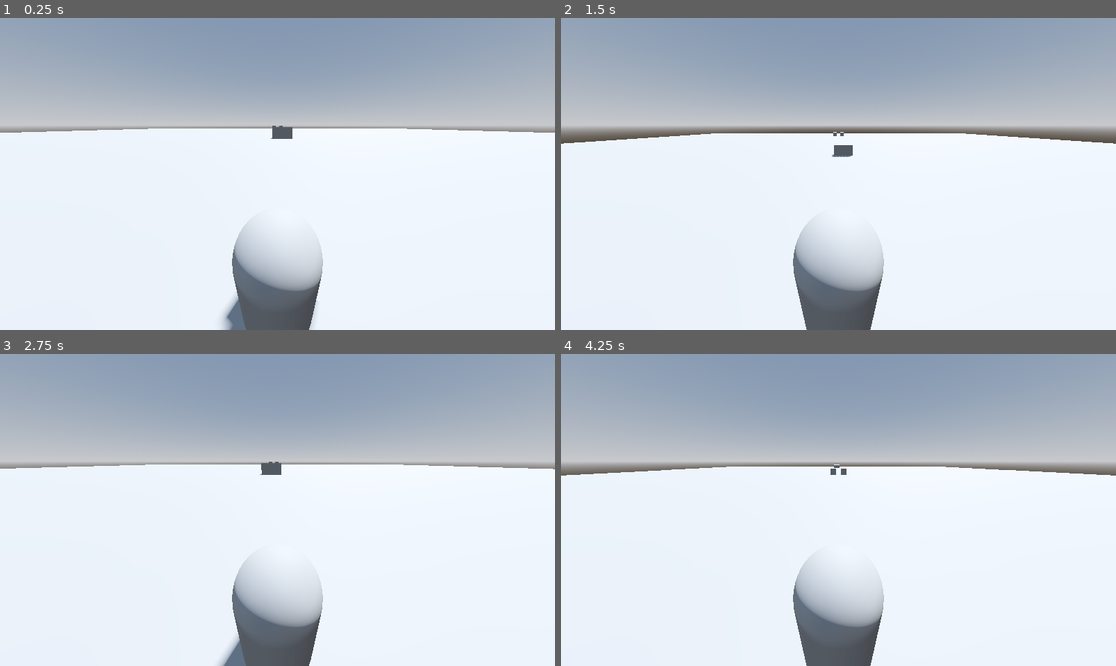
Above: before the commit, frames 1-4 (two rows, left to right).
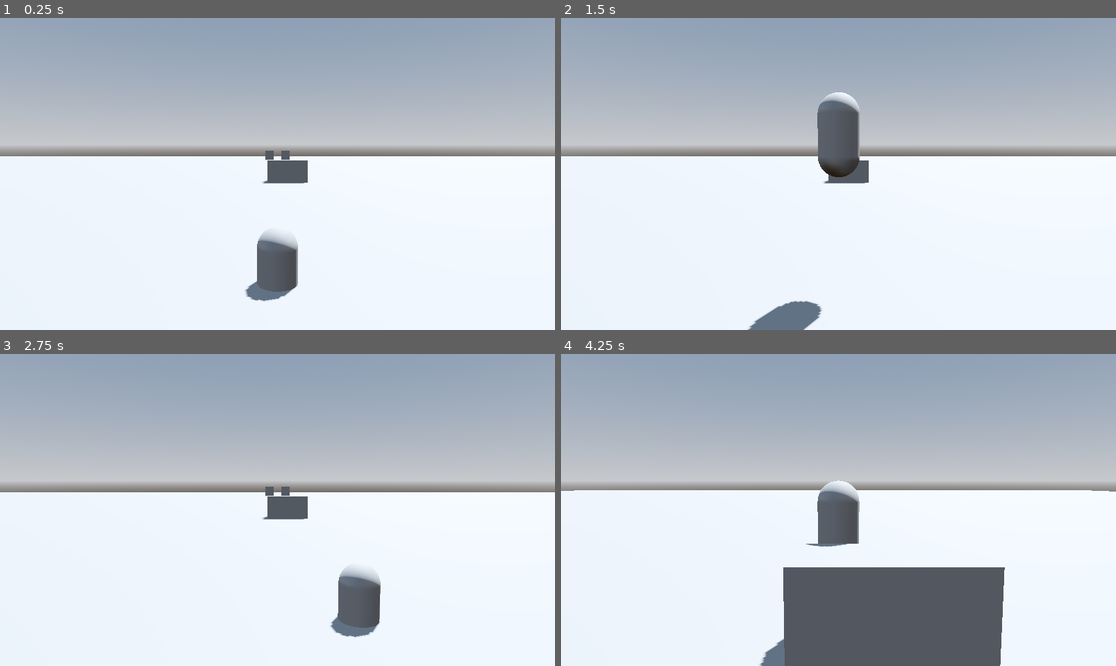
Above: after the commit, the same moments.

Repository: lucasthierry17/Soccer_Runner
Game: Godot game, scene res://world.tscn
Two runs of this game, one before a commit and one after it. Both use one fixed random seed, a clock stepped at 60 frames per second and the inputs below.
Inputs:
- Up to frame 1 (0.25 s): no input
- Up to frame 2 (1.5 s): tap Enter (ui_accept) at 0.5, 0.6, 0.77, 1.07, 1.35 s; hold Right (ui_right) 0.53-1.28 s; hold Left (ui_left) from 1.28 s (still down)
- Up to frame 3 (2.75 s): tap Enter (ui_accept) at 1.52, 1.82, 2.1 s; release Left (ui_left) at 2.03 s; hold Right (ui_right) from 2.03 s (still down)
- Up to frame 4 (4.25 s): tap Enter (ui_accept) at 2.85, 3.02, 3.32, 3.6, 3.77, 4.07 s; release Right (ui_right) at 3.53 s; hold Left (ui_left) from 3.53 s (still down)

The runs differ from the first frame. In frame 1, 14% of the frame differs, in the area x 0-100%, y 34-100%; in frame 2, 15%; in frame 3, 16%; in frame 4, 21%.

Commit message:
Added smooth lane change and camera position

Diff:
--- a/camera_3d.gd
+++ b/camera_3d.gd
@@ -2,13 +2,21 @@
 
 # Reference to the player
 @export var player: NodePath
+var initial_x_position: float = 0.0
 
-func _ready():
-	set_process(true)
+func _ready() -> void:
+	fov = 50
+	# Make initial adjustments for camera position and tilt
+	position.y = 1.7  # Camera height
+	position.z = 4.0
+	rotation_degrees.x = -5.0  # Angle toward the player
+	initial_x_position = position.x
 
-func _process(delta: float):
-	# Ensure camera follows the player's X position only
-	var player_node = get_node(player)
+func _process(delta: float) -> void:
+	# Ensure player reference is valid
+	var player_node = get_node_or_null(player)
 	if player_node:
-		# Adjust the camera position to follow the player's X position
-		position.x = lerp(position.x, player_node.translation.x, 5 * delta)
+		# Follow only the player's z-axis movement
+		position.z = lerp(position.z, player_node.translation.z - 5.0, 5 * delta)  # Distance behind player
+		# Fix camera in the center of the x-axis
+		position.x = initial_x_position
--- a/player.gd
+++ b/player.gd
@@ -1,7 +1,7 @@
 extends CharacterBody3D
 
 # Player's side movement speed (left/right)
-const SIDE_SPEED = 500.0
+const SIDE_SPEED = 5.0
 const JUMP_FORCE = 15.0  # Jump force
 const GRAVITY = 50.0  # Gravity strength
 
@@ -11,6 +11,17 @@
 @export var max_lanes: int = 1
 # Current lane (0 = middle, -1 = left, 1 = right)
 var current_lane: int = 0
+var target_x_position: float = 0.0
+var switch_duration: float = 0.3  # Duration of the lane switch
+var switch_time: float = 0.0
+var is_switching: bool = false  # Whether the player is currently switching lanes
+
+# Easing function for smooth acceleration and deceleration
+func ease_in_out_quad(t: float) -> float:
+	if t < 0.5:
+		return 2 * t * t
+	else:
+		return -1 + (4 - 2 * t) * t
 
 func _ready() -> void:
 	# Initialize player in the middle lane
@@ -19,12 +30,22 @@
 
 func _physics_process(_delta: float) -> void:
 	# Detect lane switching input
-	if Input.is_action_just_pressed("ui_left") and current_lane > -max_lanes:
+	if Input.is_action_just_pressed("ui_left") and current_lane > -max_lanes and not is_switching:
 		current_lane -= 1
-		update_position()
-	elif Input.is_action_just_pressed("ui_right") and current_lane < max_lanes:
+		start_lane_switch()
+	elif Input.is_action_just_pressed("ui_right") and current_lane < max_lanes and not is_switching:
 		current_lane += 1
-		update_position()
+		start_lane_switch()
+
+	# Smooth lane transition using easing if switching lanes
+	if is_switching:
+		switch_time += _delta
+		var t = min(switch_time / switch_duration, 1.0)  # Normalized time (0 to 1)
+		position.x = lerp(position.x, target_x_position, ease_in_out_quad(t))
+
+		# Check if switch is complete
+		if t >= 1.0:
+			is_switching = false  # Stop switching
 
 	# Apply gravity when not on the floor
 	if not is_on_floor():
@@ -34,14 +55,19 @@
 		velocity.y = 0
 
 		# Handle jump input when on the floor
-		if Input.is_action_just_pressed("ui_accept"):  # "ui_accept" is the default for space
-			velocity.y = JUMP_FORCE  # Apply jump force
+		if Input.is_action_just_pressed("ui_accept"):
+			velocity.y = JUMP_FORCE # Apply jump force
 
 	# Move the player using built-in velocity
 	move_and_slide()
 
-# Function to update the player's position based on the current lane
+# function to start lane switch and initialize parameters
+func start_lane_switch() -> void:
+	target_x_position = current_lane * lane_width
+	switch_time = 0.0  # Reset timer for each switch
+	is_switching = true  # Set flag to indicate lane switching
+
+# Function to update the player's target X position based on the current lane
 func update_position() -> void:
-	var target_x_position = current_lane * lane_width
-	# Move smoothly towards the target lane
-	position.x = move_toward(position.x, target_x_position, SIDE_SPEED * get_physics_process_delta_time())
+	target_x_position = current_lane * lane_width
+	switch_time = 0.0  # Reset timer for each switch
--- a/world.tscn
+++ b/world.tscn
@@ -42,10 +42,10 @@
 transform = Transform3D(1, 0, 0, 0, 1, 0, 0, 0, 1, 2.08165e-12, 0.1, 2.08165e-12)
 mesh = SubResource("CapsuleMesh_187ag")
 
-[node name="Camera3D" type="Camera3D" parent="Player"]
-transform = Transform3D(1, 0, 0, 0, 0.926962, 0.375156, 0, -0.375156, 0.926962, 0, 1.98366, 0.968483)
+[node name="TerrainController" parent="." instance=ExtResource("1_wvryj")]
+
+[node name="Camera3D" type="Camera3D" parent="."]
+transform = Transform3D(1, 0, 0, 0, 0.926962, 0.375156, 0, -0.375156, 0.926962, 2.08165e-12, 2.09183, 0.484241)
 fov = 104.7
 far = 60.0
 script = ExtResource("2_axcet")
-
-[node name="TerrainController" parent="." instance=ExtResource("1_wvryj")]
